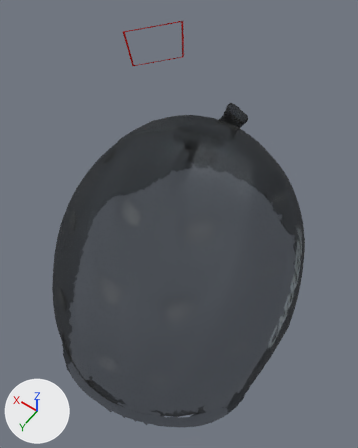
What one commit did to the glTF model Model.gltf.
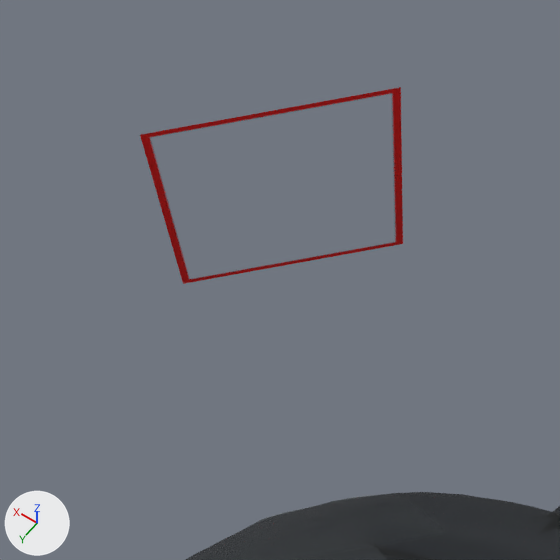
Each version appears first whole from a camera (50 mm lens) standing at (-0.106, 0.178, 0.422) and looking at (0.041, -0.027, 0.099), and next in a close-up on the part from 25% to 62% of the width and 0% to 29% of the height. Arrows for +X, +Y and +Z are at lower left; the lights stay in place. Where no turn or scale is listed for an object, it has been applied to the vertices.

The scene before the commit, as lines of its bpy script (objects in view):
```python
me_mesh_0 = bpy.data.meshes.new('Mesh_0')
me_mesh_0.from_pydata(...)  # 9 vertices, 8 faces; spans x -0.0298..0.0301, y -0.0349..0.0347, z -0.0336..0.0338
me_mesh_0.materials.append(mat_material_1)
me_mesh_1 = bpy.data.meshes.new('Mesh_1')
me_mesh_1.from_pydata(...)  # 12977 vertices, 25340 faces; spans x -0.108..0.108, y -0.126..0.126, z 0.0..0.175
me_mesh_1.materials.append(mat_material)
ob_buffer_0_mesh_0 = bpy.data.objects.new('buffer-0-mesh-0', me_mesh_1)
ob_buffer_0_mesh_0.location = (0.0362, -0.0198, 0.0038)
ob_image_plane = bpy.data.objects.new('Image Plane', me_mesh_0)
ob_image_plane.location = (0.1407, -0.1312, 0.1726)
```
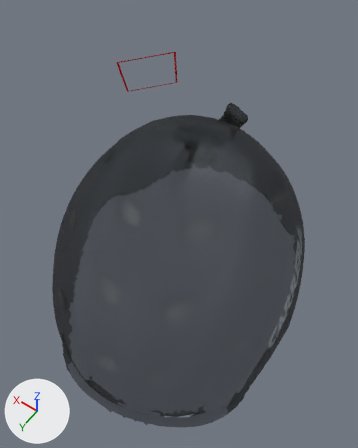
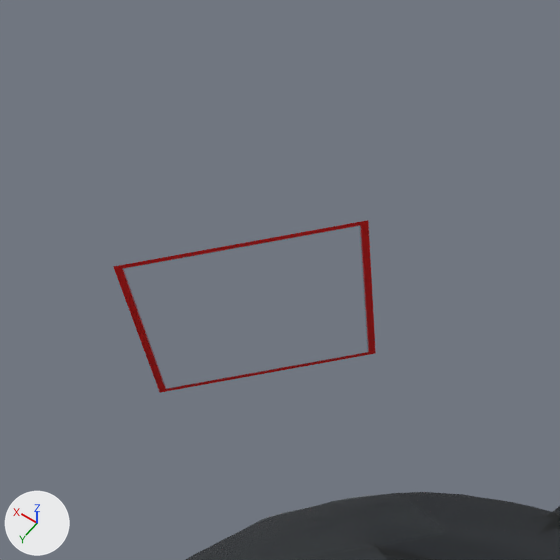
Changed parts and their boxes (x1, y1, x2, y2) in the close-ups (560 x 560 px):
'Image Plane', moved: before (140, 87, 403, 284); after (113, 220, 376, 392)

The change, as a list of edits to the scene's bpy script:
```text
Change ob_image_plane:
    ob_image_plane.location: (0.1407, -0.1312, 0.1726) -> (0.1388, -0.1179, 0.1521)
```
